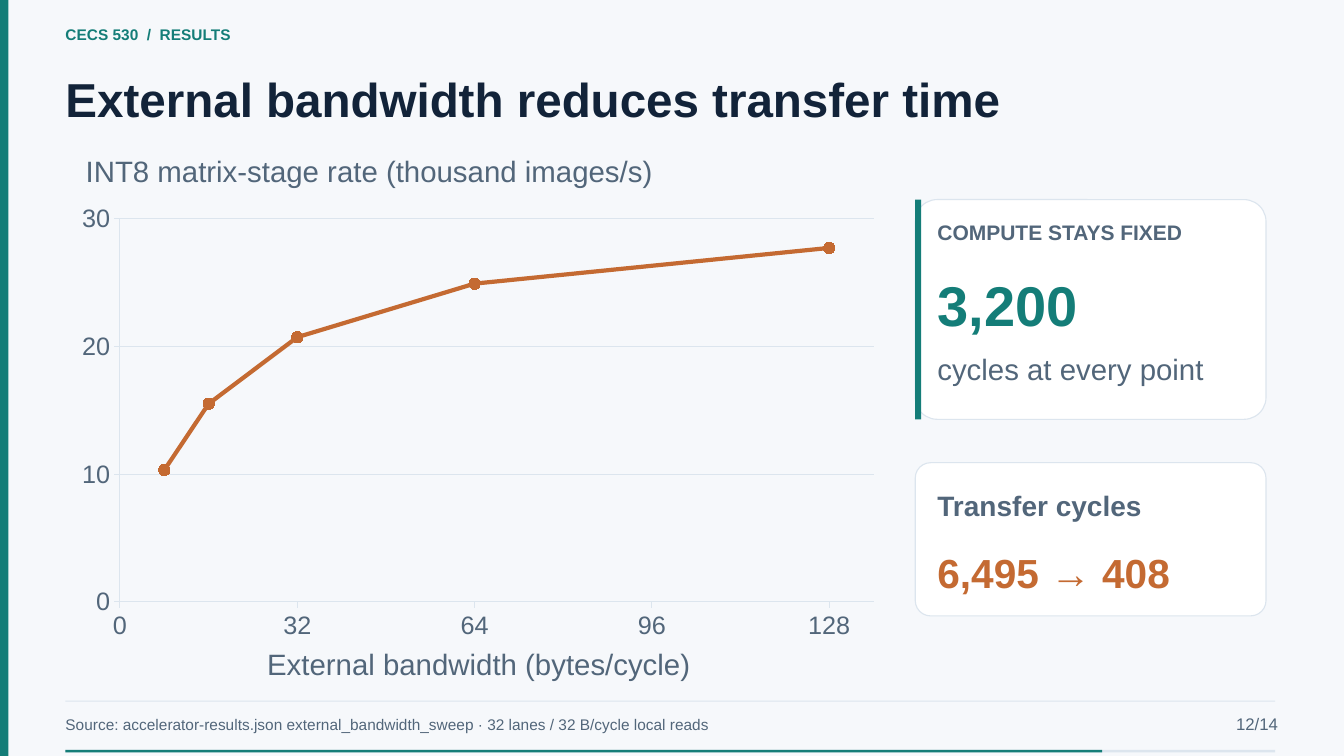
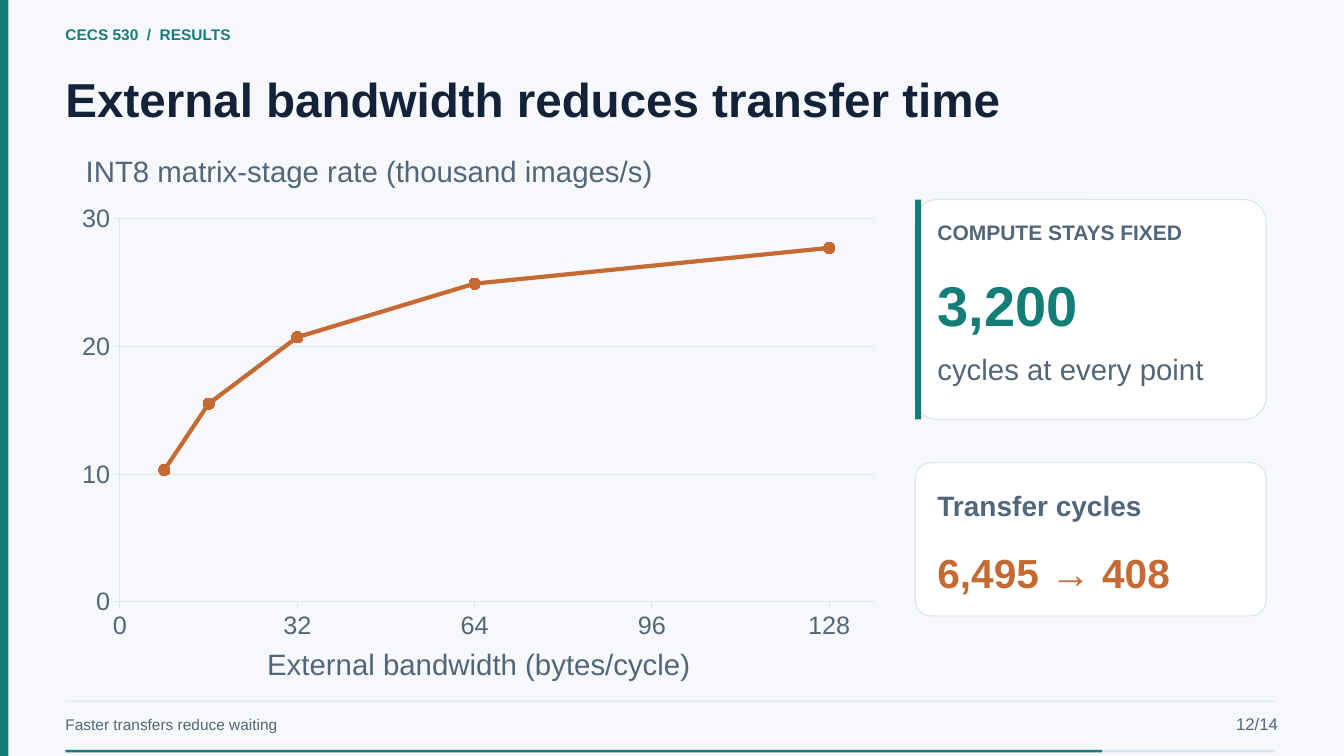
Before and after one commit to EnragedWaters/CECS-530-Quantized-Neural-Network-Accelerator, a slide deck: slide 12 of presentation/project-presentation.pptx. Drawn at 1344x756 pixels with LibreOffice and Linux fonts; fonts in the diff are those of the drawing. Boxes give left, top, right and bottom in pixels: in the first picture for what was removed or moved away, otherwise in the second. Text is boxed around its words. In the diff, an @@ line names an element or a change of style, - is before the commit and + after.

```diff
--- a/presentation/project-presentation.pptx
+++ b/presentation/project-presentation.pptx
@@ text at <box>65,719,277,733</box>: text changed @@
-Source: accelerator-results.json external_bandwidth_sweep · 32 lanes / 32 B/cycle local reads
+Faster transfers reduce waiting
```
Also in this commit, not shown: 17 other slides changed, 2 other files.
